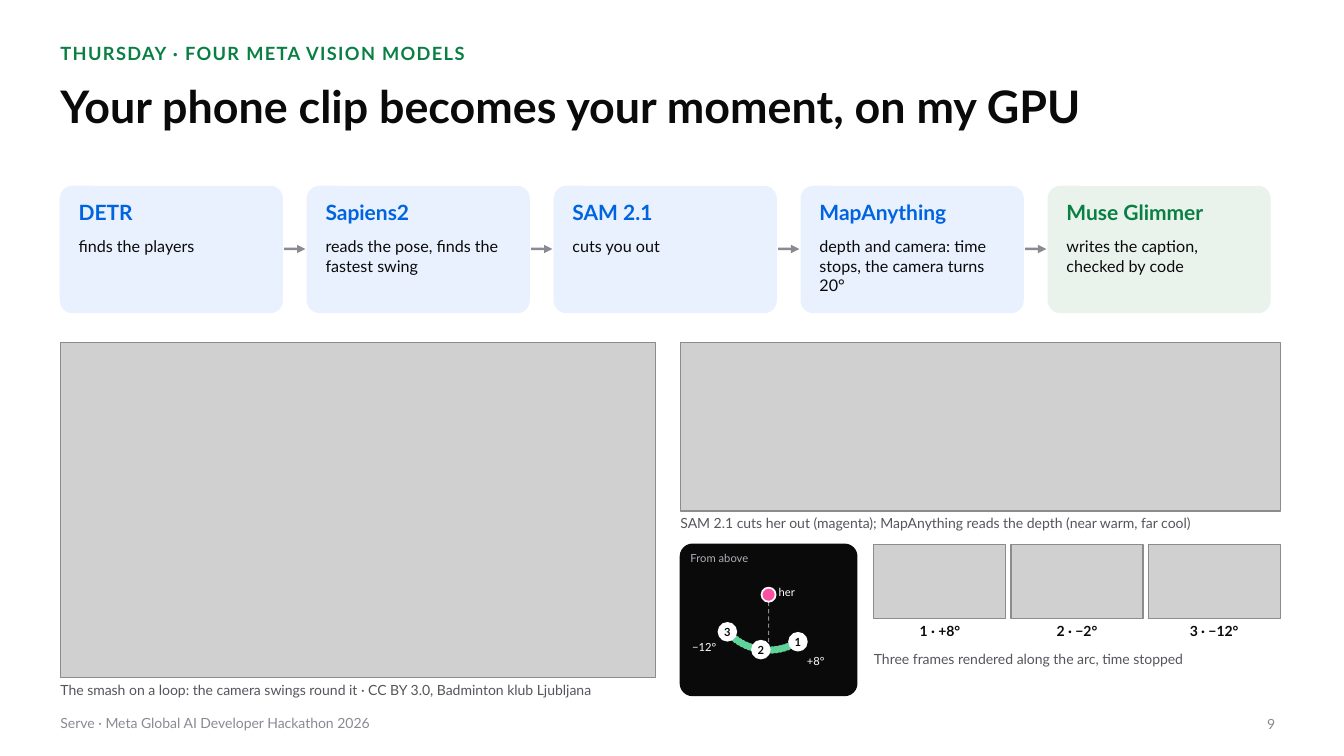
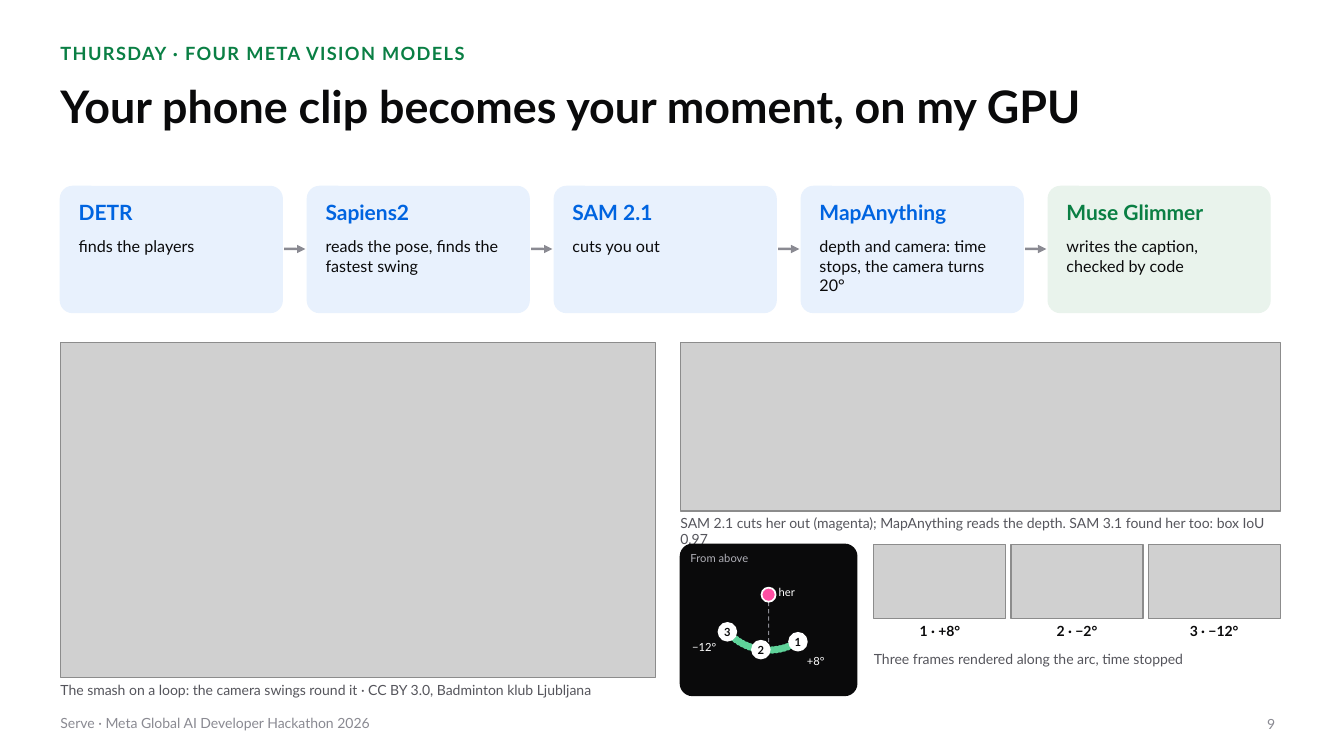
Before and after one commit to gino6178/serve-meta-hackathon, a slide deck: slide 9 of video/deck/Serve_Meta_deck.pptx. Drawn at 1344x756 pixels with LibreOffice and Linux fonts; fonts in the diff are those of the drawing; grey boxes stand for pictures. Boxes give left, top, right and bottom in pixels: in the first picture for what was removed or moved away, otherwise in the second. Text is boxed around its words. In the diff, an @@ line names an element or a change of style, - is before the commit and + after.

```diff
--- a/video/deck/Serve_Meta_deck.pptx
+++ b/video/deck/Serve_Meta_deck.pptx
@@ text at box(680, 517, 1265, 548): text changed @@
-SAM 2.1 cuts her out (magenta); MapAnything reads the depth (near warm, far cool)
+SAM 2.1 cuts her out (magenta); MapAnything reads the depth. SAM 3.1 found her too: box IoU 0.97
```
Also in this commit, not shown: 6 other slides changed, 3 slides added, 2 other files.
